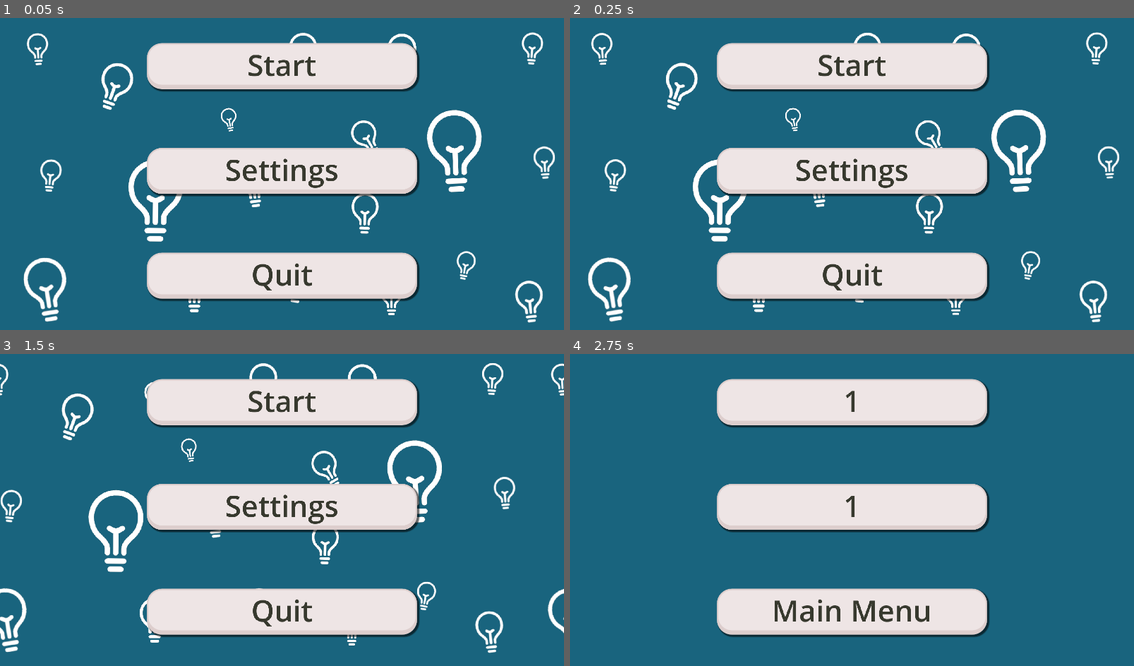
Above: before the commit, frames 1-4 (two rows, left to right).
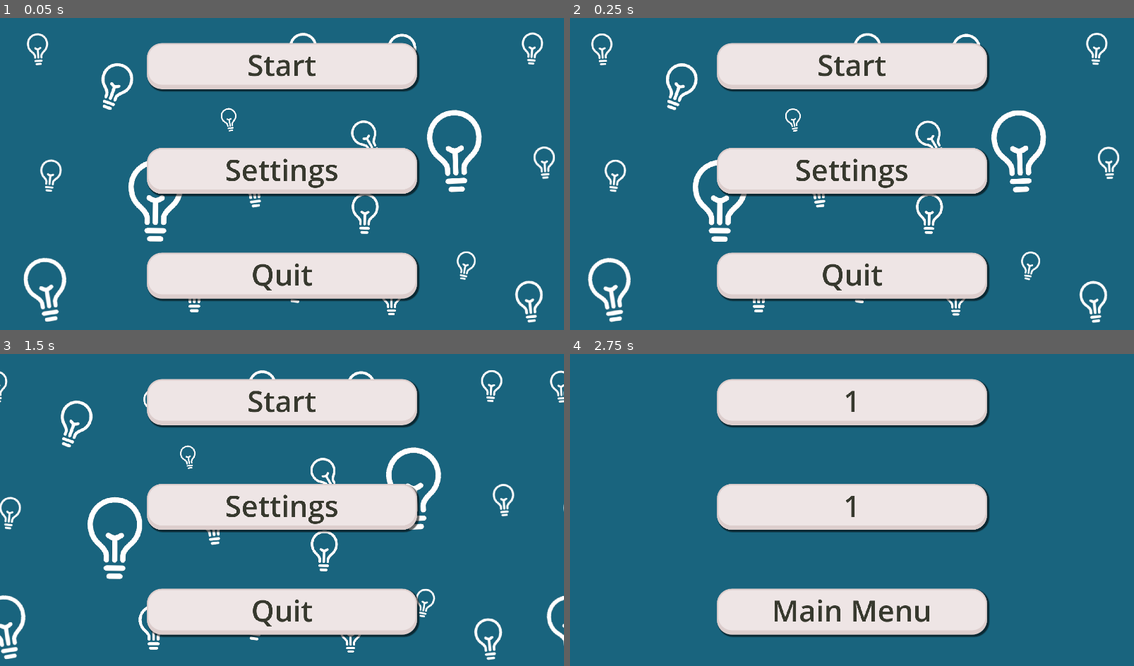
Above: after the commit, the same moments.

Repository: mosusg/brainrot-translator
Game: Godot game, scene res://scenes/menu.tscn
Two runs of this game, one before a commit and one after it. Both use one fixed random seed, a clock stepped at 60 frames per second and the inputs below.
Inputs:
- Up to frame 1 (0.05 s): no input
- Up to frame 2 (0.25 s): no input
- Up to frame 3 (1.5 s): click "Start" at 0.5 s; click "Main Menu" at 1.25 s
- Up to frame 4 (2.75 s): click "Start" at 2 s

The runs differ from the first frame. In frame 1, 0.2% of the frame differs, in the area x 4-99%, y 4-98%; in frame 2, 1.4%; in frame 3, 5.8%, in the area x 0-100%, y 2-99%; in frame 4, nothing differs.

Commit message:
SHHHAADDDEERRRR

Diff:
--- /dev/null
+++ b/scenes/better shader.gdshader
@@ -0,0 +1,45 @@
+shader_type canvas_item;
+
+
+
+uniform float scroll_speed = 0.05;
+uniform float direction_change_speed = 0.5;
+
+vec2 get_direction(float t) {
+    // Generate a smooth pseudo-random angle
+    float angle = (
+        sin(t * direction_change_speed) +
+        sin(t * direction_change_speed * 1.37 + 2.0) +
+        sin(t * direction_change_speed * 0.73 + 4.5)
+    ) * 1.0;
+
+    return vec2(cos(angle), sin(angle));
+}
+
+vec2 get_position(float t) {
+    // Integrate the direction over time using small time steps
+    // This simulates movement along a smooth random path
+
+    float dt = 0.1; // Step size for integration
+    int steps = int(t / dt);
+    float remainder = mod(t, dt);
+
+    vec2 pos = vec2(0.0);
+    for (int i = 0; i < steps; i++) {
+        float sample_t = float(i) * dt;
+        vec2 dir = get_direction(sample_t);
+        pos += dir * scroll_speed * dt;
+    }
+
+    // Add the final fractional step
+    vec2 final_dir = get_direction(t);
+    pos += final_dir * scroll_speed * remainder;
+
+    return pos;
+}
+
+void fragment() {
+    vec2 offset = get_position(TIME);
+    vec4 tex = texture(TEXTURE, UV + offset);
+    COLOR = tex;
+}
--- a/scenes/menu.tscn
+++ b/scenes/menu.tscn
@@ -1,13 +1,61 @@
 [gd_scene load_steps=7 format=3 uid="uid://4wv5kf7jysck"]
 
 [ext_resource type="Script" uid="uid://de8udnlghhcpx" path="res://scripts/menu.gd" id="1_yqeox"]
-[ext_resource type="Shader" uid="uid://cyoq1wi4hfrgt" path="res://scenes/menuscroll.gdshader" id="2_4ytvr"]
 [ext_resource type="StyleBox" uid="uid://bid4da0a1s6wl" path="res://tres/Button style up.tres" id="2_con2f"]
 [ext_resource type="Texture2D" uid="uid://12flds17r3h2" path="res://assets/betterbulb.png" id="3_g3eks"]
 [ext_resource type="StyleBox" uid="uid://b62gyhl44h0ks" path="res://tres/Button style.tres" id="3_mhnvy"]
 
+[sub_resource type="Shader" id="Shader_mhnvy"]
+code = "shader_type canvas_item;
+
+
+
+uniform float scroll_speed = 0.05;
+uniform float direction_change_speed = 0.5;
+
+vec2 get_direction(float t) {
+    // Generate a smooth pseudo-random angle
+    float angle = (
+        sin(t * direction_change_speed) +
+        sin(t * direction_change_speed * 1.37 + 2.0) +
+        sin(t * direction_change_speed * 0.73 + 4.5)
+    ) * 1.0;
+
+    return vec2(cos(angle), sin(angle));
+}
+
+vec2 get_position(float t) {
+    // Integrate the direction over time using small time steps
+    // This simulates movement along a smooth random path
+
+    float dt = 0.1; // Step size for integration
+    int steps = int(t / dt);
+    float remainder = mod(t, dt);
+
+    vec2 pos = vec2(0.0);
+    for (int i = 0; i < steps; i++) {
+        float sample_t = float(i) * dt;
+        vec2 dir = get_direction(sample_t);
+        pos += dir * scroll_speed * dt;
+    }
+
+    // Add the final fractional step
+    vec2 final_dir = get_direction(t);
+    pos += final_dir * scroll_speed * remainder;
+
+    return pos;
+}
+
+void fragment() {
+    vec2 offset = get_position(TIME);
+    vec4 tex = texture(TEXTURE, UV + offset);
+    COLOR = tex;
+}"
+
 [sub_resource type="ShaderMaterial" id="ShaderMaterial_v86rl"]
-shader = ExtResource("2_4ytvr")
+shader = SubResource("Shader_mhnvy")
+shader_parameter/scroll_speed = 0.05
+shader_parameter/direction_change_speed = 0.5
 
 [node name="MainMenu" type="Control"]
 layout_mode = 3
--- a/scenes/menuscroll.gdshader
+++ /dev/null
@@ -1,7 +0,0 @@
-shader_type canvas_item;
-
-void vertex() {
-    float angle = sin(TIME * .05) * 3.14159;
-    vec2 direction = vec2(cos(angle), sin(angle));
-    UV += direction * .05 * TIME;
-}
--- /dev/null
+++ b/scripts/menuscroll.gdshader
@@ -0,0 +1,45 @@
+shader_type canvas_item;
+
+
+
+uniform float scroll_speed = 0.05;
+uniform float direction_change_speed = 0.5;
+
+vec2 get_direction(float t) {
+    // Generate a smooth pseudo-random angle
+    float angle = (
+        sin(t * direction_change_speed) +
+        sin(t * direction_change_speed * 1.37 + 2.0) +
+        sin(t * direction_change_speed * 0.73 + 4.5)
+    ) * 1.0;
+
+    return vec2(cos(angle), sin(angle));
+}
+
+vec2 get_position(float t) {
+    // Integrate the direction over time using small time steps
+    // This simulates movement along a smooth random path
+
+    float dt = 0.1; // Step size for integration
+    int steps = int(t / dt);
+    float remainder = mod(t, dt);
+
+    vec2 pos = vec2(0.0);
+    for (int i = 0; i < steps; i++) {
+        float sample_t = float(i) * dt;
+        vec2 dir = get_direction(sample_t);
+        pos += dir * scroll_speed * dt;
+    }
+
+    // Add the final fractional step
+    vec2 final_dir = get_direction(t);
+    pos += final_dir * scroll_speed * remainder;
+
+    return pos;
+}
+
+void fragment() {
+    vec2 offset = get_position(TIME);
+    vec4 tex = texture(TEXTURE, UV + offset);
+    COLOR = tex;
+}
Not shown, added: scenes/better shader.gdshader.uid
Not shown, removed: scenes/menuscroll.gdshader.uid
Not shown, added: scripts/menuscroll.gdshader.uid
